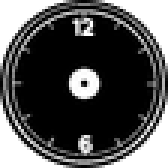
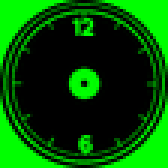
Two versions of the same layered image (168 × 168). Layer-by-layer changes:
added layer "Layer" (multiply) above "c_face_chrono_hours.png" over [0,0,168,168]
